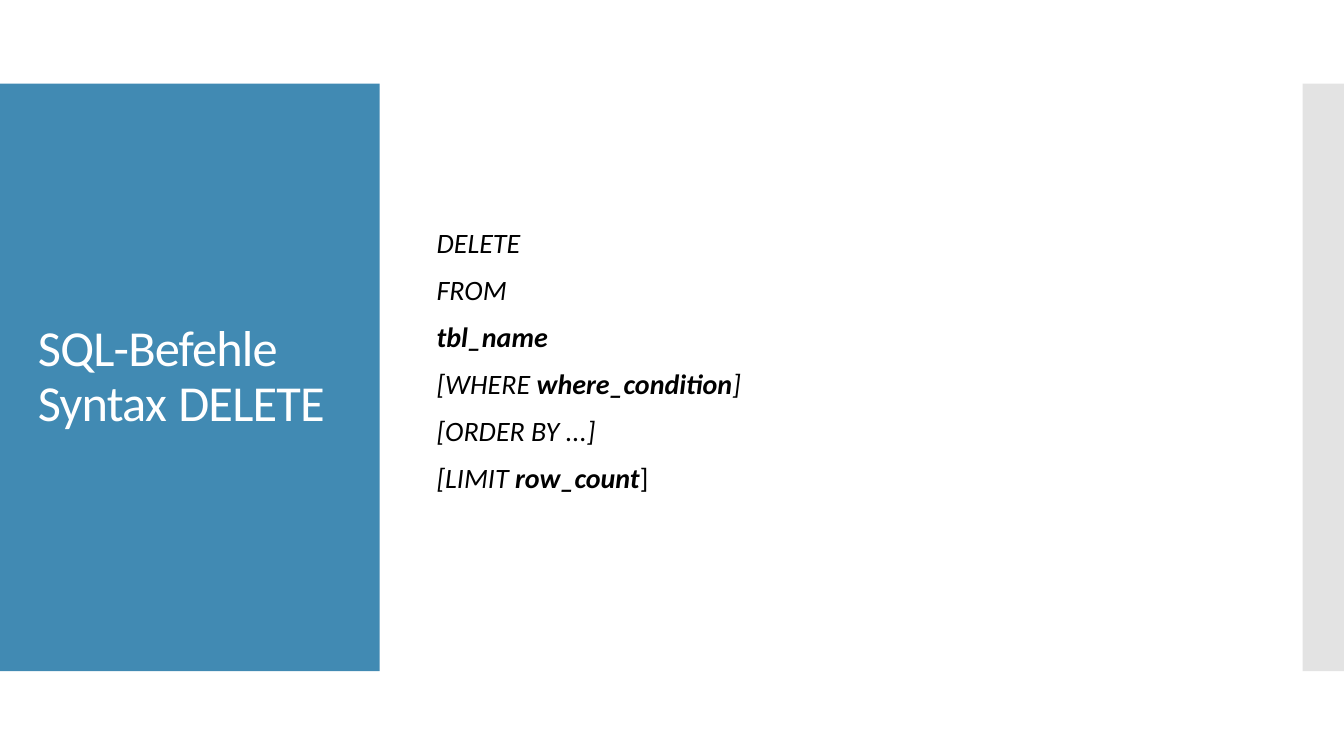
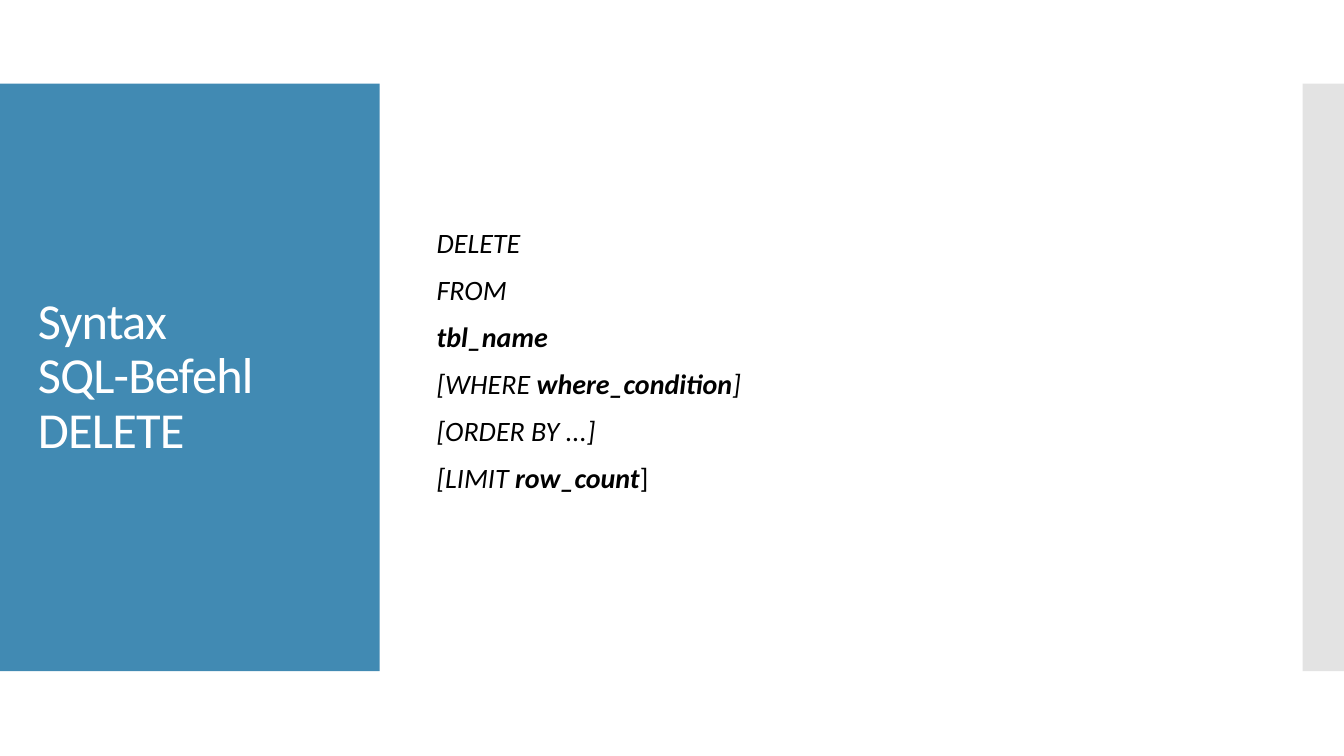
Before and after one commit to Tom433/ePortfolio, a slide deck: slide 14 of e-Portfolio MySQL.pptx (slide 15 before the commit). Drawn at 1344x756 pixels with LibreOffice and Linux fonts; fonts in the diff are those of the drawing. Boxes give left, top, right and bottom in pixels: in the first picture for what was removed or moved away, otherwise in the second. Text is boxed around its words. In the diff, an @@ line names an element or a change of style, - is before the commit and + after.

```diff
--- a/e-Portfolio MySQL.pptx
+++ b/e-Portfolio MySQL.pptx
@@ title at <box>38,306,254,448</box>: text changed @@
-SQL-Befehle Syntax DELETE
+Syntax
+SQL-Befehl DELETE
```
Also in this commit, not shown: 5 other slides changed.
